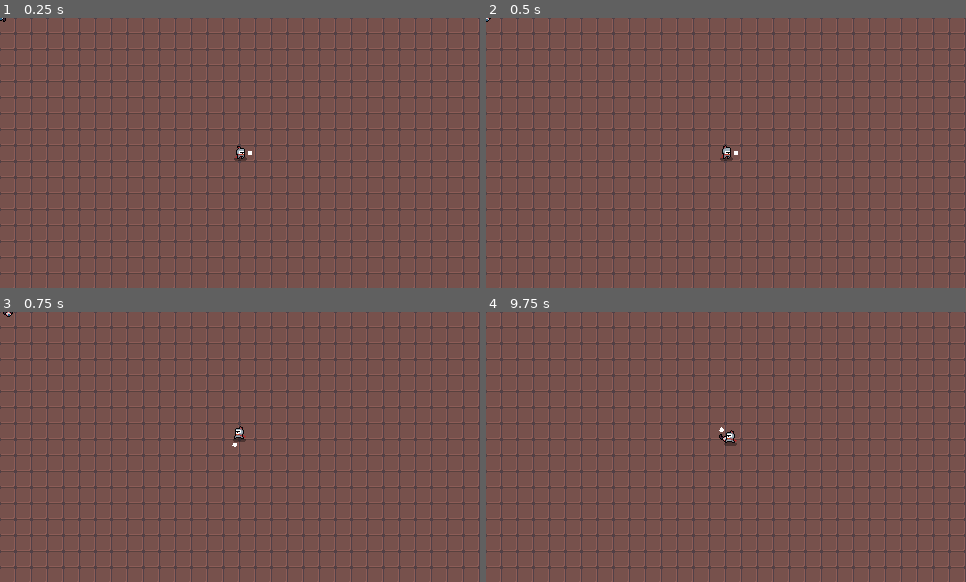
Above: before the commit, frames 1-4 (two rows, left to right).
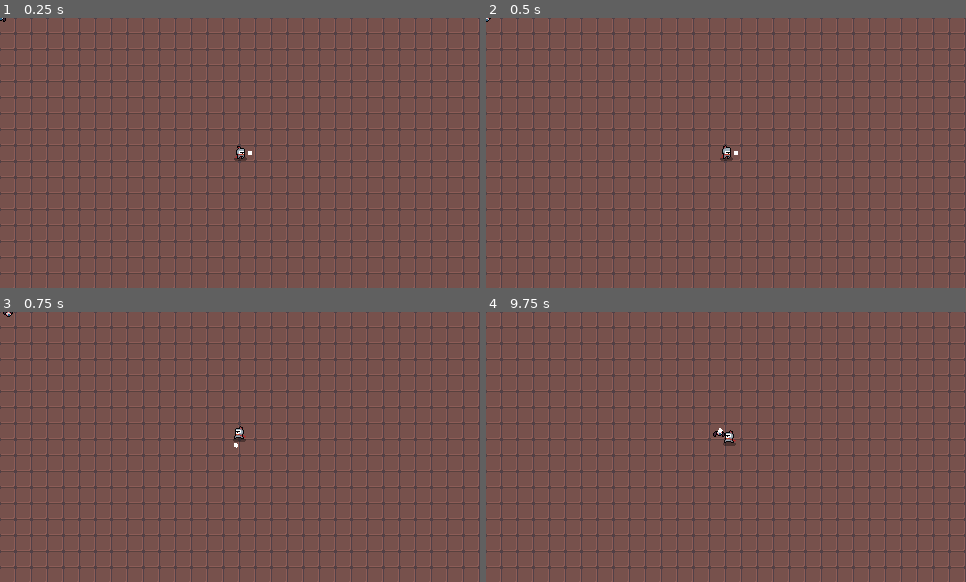
Above: after the commit, the same moments.

Repository: NazaQuintero/trigerna
Game: Godot game, scene res://game.tscn
The game is run twice, just before and just after one commit, with the same random seed, the same clock (stepped at 60 frames per second) and the same inputs.
Inputs (mouse positions are in pixels of both pictures, inside the frame that each line leads up to):
- Up to frame 1 (0.25 s): no input
- Up to frame 2 (0.5 s): no input
- Up to frame 3 (0.75 s): tap Enter at 0.5 s; move the mouse to (216, 501) at 0.52 s; hold Up (ui_up) from 0.53 s (still down); hold Shift from 0.53 s (still down); click (216, 501) at 0.67 s
- Up to frame 4 (9.75 s): release Up (ui_up) at 1.25 s; release Shift at 1.25 s; drag from (870, 487) to (702, 501) at 1.27 s; move the mouse to (582, 406) at 2.02 s; hold Left (ui_left) 2.03-2.75 s; tap Ctrl at 2.1, 6.6 s; click (582, 406) at 2.17 s; drag from (750, 447) to (582, 406) at 2.77 s; move the mouse to (654, 379) at 3.52 s; hold Down (ui_down) 3.53-4.25 s; tap Alt at 3.6, 8.1 s; click (654, 379) at 3.67 s; drag from (831, 433) to (654, 379) at 4.27 s; move the mouse to (630, 460) at 5.02 s; hold Up (ui_up) 5.03-5.75 s; hold Shift 5.03-5.75 s; click (630, 460) at 5.17 s; drag from (774, 387) to (630, 460) at 5.77 s; move the mouse to (702, 501) at 6.52 s; hold Right (ui_right) 6.53-7.25 s; click (702, 501) at 6.67 s; drag from (870, 487) to (702, 501) at 7.27 s; move the mouse to (582, 406) at 8.02 s; hold Down (ui_down) 8.03-8.75 s; click (582, 406) at 8.17 s; drag from (750, 447) to (582, 406) at 8.77 s; move the mouse to (654, 379) at 9.52 s; hold Up (ui_up) from 9.53 s (still down); hold Shift from 9.53 s (still down); click (654, 379) at 9.67 s

Frames 1-2 are identical in both runs. In frame 3, less than 0.1% of the frame differs, in the area x 48-50%, y 48-51%; in frame 4, 0.1%, in the area x 47-53%, y 42-50%.

Commit message:
adds hurt state to enemy

Diff:
--- a/characters/character.gd
+++ b/characters/character.gd
@@ -4,7 +4,9 @@
 @export var friction: float = 0.5
 @export var acceleration: int = 40
 @export var max_speed: int = 100
+@export var hitpoints: int = 2
 
+@onready var state_machine: Node = get_node("FiniteStateMachine")
 @onready var animated_sprite: AnimatedSprite2D = get_node("AnimatedSprite2D")
 
 var mov_direction: Vector2 = Vector2.ZERO
@@ -18,3 +20,9 @@
 	mov_direction = mov_direction.normalized()
 	velocity += mov_direction * acceleration
 	velocity = velocity.limit_length(max_speed)
+
+
+func take_damage(damage: int, direction: Vector2, force: int) -> void:
+	hitpoints -= damage
+	state_machine._set_state(state_machine.states.hurt)
+	velocity += direction * force
--- a/characters/enemy/FlyingEnemyFSM.gd
+++ b/characters/enemy/FlyingEnemyFSM.gd
@@ -3,6 +3,7 @@
 
 func _init() -> void:
 	_add_state("chase")
+	_add_state("hurt")
 
 
 func _ready() -> void:
@@ -17,6 +18,10 @@
 
 
 func _get_transition() -> int:
+	match state:
+		states.hurt:
+			if not animation_player.is_playing():
+				return states.chase
 	return -1
 
 
@@ -24,3 +29,5 @@
 	match new_state:
 		states.chase:
 			animation_player.play("move")
+		states.hurt:
+			animation_player.play("hurt")
--- a/characters/enemy/enemy.gd
+++ b/characters/enemy/enemy.gd
@@ -14,7 +14,6 @@
 	if not navigation_agent.is_target_reached():
 		var vector_to_next_point: Vector2 = navigation_agent.get_next_path_position() - global_position
 		mov_direction = vector_to_next_point
-		print_debug(player.position, navigation_agent.target_position, is_instance_valid(player))
 
 		if vector_to_next_point.x > 0 and animated_sprite.flip_h:
 			animated_sprite.flip_h = false
@@ -26,7 +25,6 @@
 
 func _on_path_timer_timeout() -> void:
 	if is_instance_valid(player):
-		print_debug("here")
 		_get_path_to_player()
 	else:
 		path_timer.stop()
--- a/characters/enemy/flying_enemy.tscn
+++ b/characters/enemy/flying_enemy.tscn
@@ -59,8 +59,48 @@
 "values": [0, 1, 3, 0]
 }
 
+[sub_resource type="Animation" id="Animation_26mgl"]
+resource_name = "hurt"
+tracks/0/type = "value"
+tracks/0/imported = false
+tracks/0/enabled = true
+tracks/0/path = NodePath("AnimatedSprite2D:animation")
+tracks/0/interp = 1
+tracks/0/loop_wrap = true
+tracks/0/keys = {
+"times": PackedFloat32Array(0),
+"transitions": PackedFloat32Array(1),
+"update": 1,
+"values": [&"move"]
+}
+tracks/1/type = "value"
+tracks/1/imported = false
+tracks/1/enabled = true
+tracks/1/path = NodePath("AnimatedSprite2D:frame")
+tracks/1/interp = 1
+tracks/1/loop_wrap = true
+tracks/1/keys = {
+"times": PackedFloat32Array(0),
+"transitions": PackedFloat32Array(1),
+"update": 1,
+"values": [3]
+}
+tracks/2/type = "value"
+tracks/2/imported = false
+tracks/2/enabled = true
+tracks/2/path = NodePath("AnimatedSprite2D:visible")
+tracks/2/interp = 1
+tracks/2/loop_wrap = true
+tracks/2/keys = {
+"times": PackedFloat32Array(0, 0.1, 0.2, 0.3, 0.4, 0.5, 0.6, 0.7, 0.8, 0.9),
+"transitions": PackedFloat32Array(1, 1, 1, 1, 1, 1, 1, 1, 1, 1),
+"update": 1,
+"values": [true, false, true, false, true, true, true, true, true, true]
+}
+
 [sub_resource type="AnimationLibrary" id="AnimationLibrary_qcu7d"]
 _data = {
+"hurt": SubResource("Animation_26mgl"),
 "move": SubResource("Animation_5xdgr")
 }
 
@@ -69,6 +109,7 @@
 [node name="AnimatedSprite2D" parent="." index="0"]
 sprite_frames = SubResource("SpriteFrames_jmwc6")
 animation = &"move"
+frame = 3
 
 [node name="CollisionShape2D" parent="." index="1"]
 position = Vector2(0, 1)
--- /dev/null
+++ b/characters/hitbox.gd
@@ -0,0 +1,22 @@
+extends Area2D
+class_name Hitbox
+
+
+@export var damage: int = 1
+@export var knockback_force: int = 300
+var  knockback_direction: Vector2 = Vector2.ZERO
+
+@onready var collision_shape: CollisionShape2D = get_child(0)
+
+
+func _init() -> void:
+	connect("body_entered", Callable(self, "_on_body_entered"))
+
+
+func _ready() -> void:
+	assert(collision_shape != null)
+
+
+func _on_body_entered(body: Node2D) -> void:
+	print_debug("body entered")
+	body.take_damage(damage, knockback_direction, knockback_force)
--- a/characters/player/player.gd
+++ b/characters/player/player.gd
@@ -3,6 +3,7 @@
 
 @onready var screen_size: Vector2 = get_viewport_rect().size
 @onready var fist: Node2D = get_node("Fist")
+@onready var fist_hitbox: Area2D = get_node("Fist/Node2D/Sprite2D/Hitbox")
 @onready var fist_animation_player: AnimationPlayer = fist.get_node("FistAnimationPlayer")
 
 
@@ -19,6 +20,7 @@
 		animated_sprite.flip_h = true
 
 	fist.rotation = mouse_direction.angle()
+	fist_hitbox.knockback_direction = mouse_direction
 	if fist.scale.y == 1 and mouse_direction.x < 0:
 		fist.scale.y = -1
 	if fist.scale.y == -1 and mouse_direction.x > 0:
--- a/characters/player/player.tscn
+++ b/characters/player/player.tscn
@@ -16,6 +16,7 @@
 [ext_resource type="Texture2D" uid="uid://cldkmis3rq5np" path="res://art/heroes/knight/knight_run_anim_f5.png" id="13_eeyu4"]
 [ext_resource type="Script" path="res://characters/player/playerFSM.gd" id="15_rimmr"]
 [ext_resource type="Texture2D" uid="uid://2ixwe0gb8vrb" path="res://art/weapons/fist_1.png" id="16_nf6we"]
+[ext_resource type="Script" path="res://characters/hitbox.gd" id="17_ugetw"]
 
 [sub_resource type="SpriteFrames" id="SpriteFrames_drogp"]
 animations = [{
@@ -69,6 +70,9 @@
 [sub_resource type="CircleShape2D" id="CircleShape2D_yrcg5"]
 radius = 4.0
 
+[sub_resource type="CircleShape2D" id="CircleShape2D_itky3"]
+radius = 2.0
+
 [sub_resource type="Animation" id="Animation_wer5l"]
 length = 0.001
 tracks/0/type = "value"
@@ -98,7 +102,19 @@
 "times": PackedFloat32Array(0, 0.15, 0.3, 0.6),
 "transitions": PackedFloat32Array(1, 1, 1, 1),
 "update": 0,
-"values": [Vector2(10, 2.08165e-12), Vector2(20, -5), Vector2(30, 2.08165e-12), Vector2(10, 2.08165e-12)]
+"values": [Vector2(10, 2.08165e-12), Vector2(20, 2.08165e-12), Vector2(30, 2.08165e-12), Vector2(10, 2.08165e-12)]
+}
+tracks/1/type = "value"
+tracks/1/imported = false
+tracks/1/enabled = true
+tracks/1/path = NodePath("Node2D/Sprite2D/Hitbox/CollisionShape2D:disabled")
+tracks/1/interp = 1
+tracks/1/loop_wrap = true
+tracks/1/keys = {
+"times": PackedFloat32Array(0, 0.6),
+"transitions": PackedFloat32Array(1, 1),
+"update": 1,
+"values": [false, true]
 }
 
 [sub_resource type="AnimationLibrary" id="AnimationLibrary_4vcwb"]
@@ -196,6 +212,15 @@
 position = Vector2(10, 2.08165e-12)
 texture = ExtResource("16_nf6we")
 
+[node name="Hitbox" type="Area2D" parent="Fist/Node2D/Sprite2D" index="0"]
+collision_layer = 4
+collision_mask = 4
+script = ExtResource("17_ugetw")
+
+[node name="CollisionShape2D" type="CollisionShape2D" parent="Fist/Node2D/Sprite2D/Hitbox" index="0"]
+shape = SubResource("CircleShape2D_itky3")
+disabled = true
+
 [node name="FistAnimationPlayer" type="AnimationPlayer" parent="Fist" index="1"]
 libraries = {
 "": SubResource("AnimationLibrary_4vcwb")
Not shown: 1 places in characters/enemy/flying_enemy.tscn that only renumber resources
Not shown: 1 places in characters/player/player.tscn that only renumber resources
